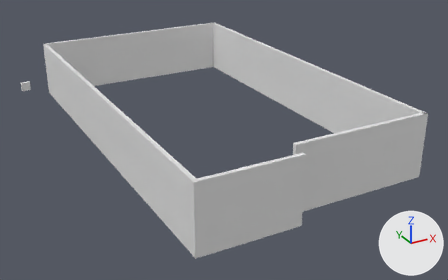
The Blender file 1_CAD/1_HOME/1_Options/Option-2/House_Option-2_From_Blender.blend as it was, and as the next commit left it.
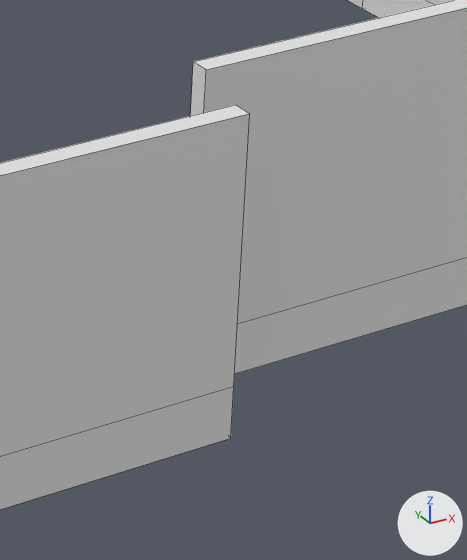
The first picture shows the older version from a camera (50 mm lens) standing at (-16.6, -34.8, 15.2) and looking at (0.6, -3.6, -0.4). The close-ups show both versions on the part from 56% to 79% of the width and 46% to 90% of the height of that picture; other places that the commit changed are outside them. Arrows for +X, +Y and +Z are at lower right; the lights stay in place. The close-ups show mesh edges as thin lines.

The older version as bpy lines, for what is in view:
```python
me_cube_002 = bpy.data.meshes.new('Cube.002')
me_cube_002.from_pydata(...)  # 18 vertices, 16 faces; spans x -0.3..0.35, y -0.3..0.3, z -0.3..3.35
me_cube_004 = bpy.data.meshes.new('Cube.004')
me_cube_004.from_pydata(...)  # 12 vertices, 10 faces; spans x -0.3..0.3, y -0.3..0.3, z -0.3..3.34
me_cube_005 = bpy.data.meshes.new('Cube.005')
me_cube_005.from_pydata(...)  # 26 vertices, 22 faces; spans x -0.63..0.4, y -0.3..0.3, z -0.3..3.35
ob_wall_2 = bpy.data.objects.new('Wall-2', me_cube_002)
ob_wall_2.location = (2.53, -13.71, 0.3)
ob_wall_2.scale = (12.5, 0.375, 1.0)
ob_wall_4 = bpy.data.objects.new('Wall-4', me_cube_004)
ob_wall_4.location = (-4.25, -14.77, 0.32)
ob_wall_4.scale = (9.0, 0.375, 1.0)
ob_wall_5 = bpy.data.objects.new('Wall-5', me_cube_005)
ob_wall_5.location = (6.77, 0.39, 0.3)
ob_wall_5.rotation_euler = (0.0, 0.0, 1.571)  # degrees (0, 0, 90)
ob_wall_5.scale = (22.6, 0.375, 1.0)
```
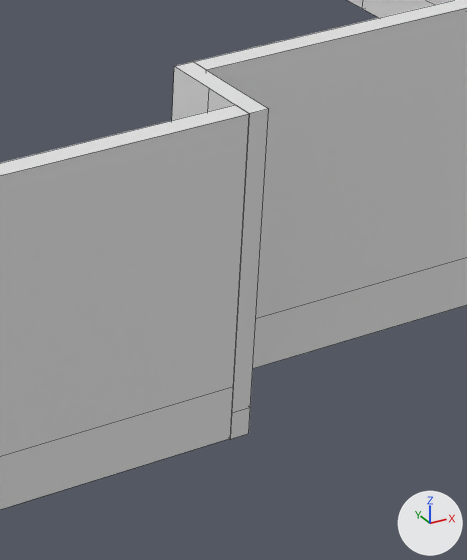
Location of each change, (x1, y1, x2, y2) in pixels of the close-ups (467 x 560 px):
'Wall-6', added: after (172, 62, 269, 439)

Patch to the scene script:
```diff
--- a/1_CAD/1_HOME/1_Options/Option-2/House_Option-2_From_Blender.blend.py
+++ b/1_CAD/1_HOME/1_Options/Option-2/House_Option-2_From_Blender.blend.py
@@ me_cube @@
+me_cube.from_pydata([(-0.3, -0.3, -0.3), (-0.3, -0.3, 0.3), (-0.3, 0.3, -0.3), (-0.3, 0.3, 0.3), (0.3, -0.3, -0.3), (0.3, -0.3, 0.3), (0.3, 0.3, -0.3), (0.3, 0.3, 0.3), (-0.98, 0.3, -0.3), (-0.98, -0.3, -0.3), (-0.98, -0.3, 0.3), (-0.98, 0.3, 0.3), (-0.3, 0.3, 7.01), (0.3, 0.3, 7.01), (0.3, -0.3, 7.01), (-0.3, -0.3, 7.01), (-0.98, -0.3, 7.01), (-0.98, 0.3, 7.01)], [], [(2, 0, 9, 8), (2, 3, 7, 6), (6, 7, 5, 4), (4, 5, 1, 0), (2, 6, 4, 0), (13, 12, 17, 16, 15, 14), (9, 10, 11, 8), (3, 2, 8, 11), (0, 1, 10, 9), (3, 11, 17, 12), (1, 5, 14, 15), (7, 3, 12, 13), (11, 10, 16, 17), (10, 1, 15, 16), (5, 7, 13, 14)])
@@ ob_wall_6 @@
+ob_wall_6 = bpy.data.objects.new('Wall-6', me_cube)
+ob_wall_6.location = (-1.39, -13.9, 0.15)
+ob_wall_6.rotation_euler = (0.0, 0.0, 1.571)  # degrees (0, 0, 90)
+ob_wall_6.scale = (1.0, 0.375, 0.5)
```
